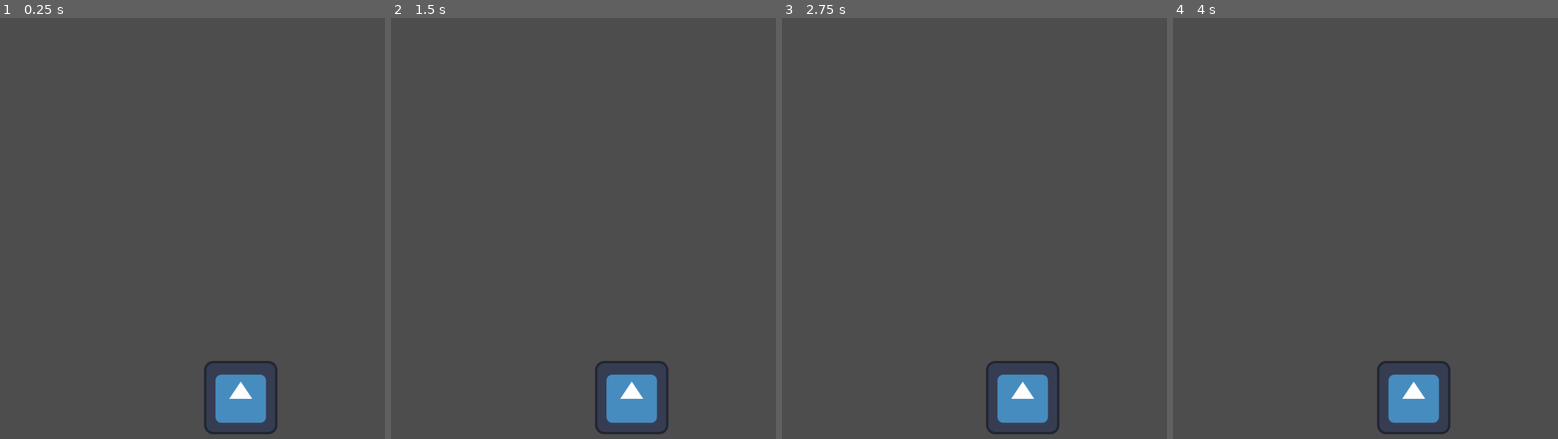
Above: before the commit, frames 1-4 (left to right).
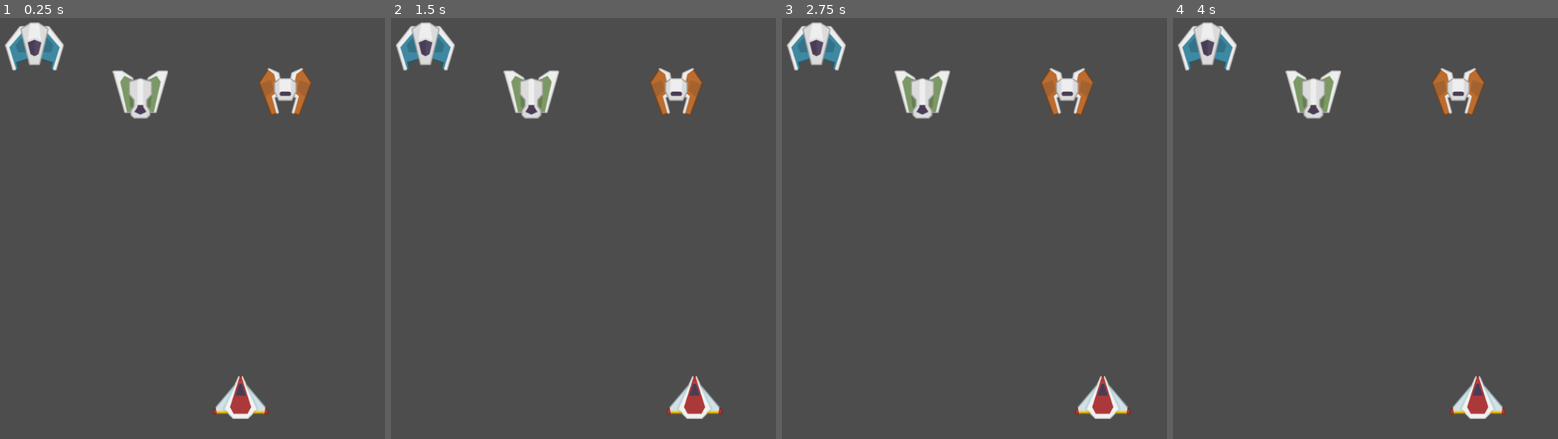
Above: after the commit, the same moments.

Repository: TheGabmeister/games-godot
Game: Godot game, scene res://scenes/game.tscn
Same seed, same stepped clock (60 frames per second), same inputs: the game is played once before the commit and once after it. The engine's default icon, where the game draws it, is replaced by a stand-in: a white triangle on a blue panel in a dark square.
Inputs:
- Up to frame 1 (0.25 s): no input
- Up to frame 2 (1.5 s): tap Enter at 0.5 s; hold D (move_right) 0.53-1.28 s; tap Space (jump) at 0.6, 0.77, 1.07, 1.35 s; hold A (move_left) from 1.28 s (still down)
- Up to frame 3 (2.75 s): tap Space (jump) at 1.52, 1.82, 2.1 s; release A (move_left) at 2.03 s; hold D (move_right) from 2.03 s (still down)
- Up to frame 4 (4 s): tap Space (jump) at 2.85, 3.02, 3.32, 3.5, 3.6, 3.77 s; release D (move_right) at 3.53 s; hold A (move_left) from 3.53 s (still down)

The runs differ from the first frame. In frame 1, 5.2% of the frame differs, in the area x 1-81%, y 1-99%; in frame 2, 5.9%; in frame 3, 5.9%, in the area x 1-91%, y 1-99%; in frame 4, 5.9%.

Commit message:
Add sprites

Diff:
--- a/space_invaders/scenes/enemies/enemy_01.tscn
+++ /dev/null
@@ -1,5 +0,0 @@
-[gd_scene load_steps=2 format=3 uid="uid://bdio47uwtprje"]
-
-[ext_resource type="PackedScene" uid="uid://csmflt8sf5pad" path="res://scenes/enemies/enemy.tscn" id="1_bmpsr"]
-
-[node name="Enemy" instance=ExtResource("1_bmpsr")]
--- a/space_invaders/scenes/enemies/enemy_02.tscn
+++ /dev/null
@@ -1,5 +0,0 @@
-[gd_scene load_steps=2 format=3 uid="uid://ciyvulth5wl5o"]
-
-[ext_resource type="PackedScene" uid="uid://csmflt8sf5pad" path="res://scenes/enemies/enemy.tscn" id="1_8kg72"]
-
-[node name="Enemy" instance=ExtResource("1_8kg72")]
--- a/space_invaders/scenes/enemies/enemy_03.tscn
+++ /dev/null
@@ -1,5 +0,0 @@
-[gd_scene load_steps=2 format=3 uid="uid://btnlfjpmd2jar"]
-
-[ext_resource type="PackedScene" uid="uid://csmflt8sf5pad" path="res://scenes/enemies/enemy.tscn" id="1_nixqx"]
-
-[node name="Enemy" instance=ExtResource("1_nixqx")]
--- /dev/null
+++ b/space_invaders/scenes/enemies/enemy_blue.tscn
@@ -0,0 +1,9 @@
+[gd_scene load_steps=3 format=3 uid="uid://btnlfjpmd2jar"]
+
+[ext_resource type="PackedScene" uid="uid://csmflt8sf5pad" path="res://scenes/enemies/enemy.tscn" id="1_21smt"]
+[ext_resource type="Texture2D" uid="uid://bx0suyoqyn6mt" path="res://sprites/enemy_blue.png" id="2_pp65x"]
+
+[node name="Enemy" instance=ExtResource("1_21smt")]
+
+[node name="Sprite2D" parent="." index="0"]
+texture = ExtResource("2_pp65x")
--- /dev/null
+++ b/space_invaders/scenes/enemies/enemy_green.tscn
@@ -0,0 +1,9 @@
+[gd_scene load_steps=3 format=3 uid="uid://bdio47uwtprje"]
+
+[ext_resource type="PackedScene" uid="uid://csmflt8sf5pad" path="res://scenes/enemies/enemy.tscn" id="1_a3kmq"]
+[ext_resource type="Texture2D" uid="uid://goa0h4t7hqim" path="res://sprites/enemy_green.png" id="2_kegsb"]
+
+[node name="Enemy" instance=ExtResource("1_a3kmq")]
+
+[node name="Sprite2D" parent="." index="0"]
+texture = ExtResource("2_kegsb")
--- /dev/null
+++ b/space_invaders/scenes/enemies/enemy_orange.tscn
@@ -0,0 +1,9 @@
+[gd_scene load_steps=3 format=3 uid="uid://ciyvulth5wl5o"]
+
+[ext_resource type="PackedScene" uid="uid://csmflt8sf5pad" path="res://scenes/enemies/enemy.tscn" id="1_13pnw"]
+[ext_resource type="Texture2D" uid="uid://f01pblodfwwi" path="res://sprites/enemy_orange.png" id="2_xmjlt"]
+
+[node name="Enemy" instance=ExtResource("1_13pnw")]
+
+[node name="Sprite2D" parent="." index="0"]
+texture = ExtResource("2_xmjlt")
--- a/space_invaders/scenes/game.tscn
+++ b/space_invaders/scenes/game.tscn
@@ -1,8 +1,9 @@
-[gd_scene load_steps=3 format=3 uid="uid://we3jr2li5bcj"]
+[gd_scene load_steps=5 format=3 uid="uid://we3jr2li5bcj"]
 
 [ext_resource type="PackedScene" uid="uid://ctw41ubm0fbhp" path="res://scenes/player.tscn" id="1_uwrxv"]
-
-[sub_resource type="WorldBoundaryShape2D" id="WorldBoundaryShape2D_uwrxv"]
+[ext_resource type="PackedScene" uid="uid://btnlfjpmd2jar" path="res://scenes/enemies/enemy_blue.tscn" id="2_lbhrr"]
+[ext_resource type="PackedScene" uid="uid://bdio47uwtprje" path="res://scenes/enemies/enemy_green.tscn" id="3_iywne"]
+[ext_resource type="PackedScene" uid="uid://ciyvulth5wl5o" path="res://scenes/enemies/enemy_orange.tscn" id="4_p57ef"]
 
 [node name="Game" type="Node2D"]
 
@@ -12,10 +13,11 @@
 [node name="Camera2D" type="Camera2D" parent="."]
 position = Vector2(0, -500)
 
-[node name="StaticBody2D" type="StaticBody2D" parent="."]
-position = Vector2(-206, -154)
-rotation = 1.68072
-metadata/_edit_group_ = true
+[node name="Enemy" parent="." instance=ExtResource("2_lbhrr")]
+position = Vector2(-212, -814)
 
-[node name="CollisionShape2D" type="CollisionShape2D" parent="StaticBody2D"]
-shape = SubResource("WorldBoundaryShape2D_uwrxv")
+[node name="Enemy2" parent="." instance=ExtResource("3_iywne")]
+position = Vector2(-27, -730)
+
+[node name="Enemy3" parent="." instance=ExtResource("4_p57ef")]
+position = Vector2(226, -735)
--- a/space_invaders/scenes/player.tscn
+++ b/space_invaders/scenes/player.tscn
@@ -1,7 +1,7 @@
 [gd_scene load_steps=4 format=3 uid="uid://ctw41ubm0fbhp"]
 
-[ext_resource type="Texture2D" uid="uid://y2nfni3nm7sk" path="res://icon.svg" id="1_3vyb7"]
 [ext_resource type="Script" uid="uid://d0r835palq46n" path="res://scripts/player_movement.gd" id="1_g2els"]
+[ext_resource type="Texture2D" uid="uid://puxgc8jl5upc" path="res://sprites/player.png" id="2_g2els"]
 
 [sub_resource type="CircleShape2D" id="CircleShape2D_g2els"]
 
@@ -9,7 +9,7 @@
 script = ExtResource("1_g2els")
 
 [node name="Sprite2D" type="Sprite2D" parent="."]
-texture = ExtResource("1_3vyb7")
+texture = ExtResource("2_g2els")
 
 [node name="Area2D" type="Area2D" parent="."]
 
--- /dev/null
+++ b/space_invaders/scenes/player_bullet.tscn
@@ -0,0 +1,9 @@
+[gd_scene format=3 uid="uid://clb64bcrmswos"]
+
+[node name="PlayerBullet" type="Node2D"]
+
+[node name="Sprite2D" type="Sprite2D" parent="."]
+
+[node name="Area2D" type="Area2D" parent="."]
+
+[node name="CollisionShape2D" type="CollisionShape2D" parent="Area2D"]
--- a/space_invaders/scripts/player_movement.gd
+++ b/space_invaders/scripts/player_movement.gd
@@ -3,13 +3,26 @@
 # Speed of the player in pixels per second
 var speed := 200
 var boundary := 350
+var cooldown := 1
+var cooldown_remaining := 0.0
 
 func _process(delta):
 	var direction := Vector2.ZERO
-	if Input.is_action_pressed("ui_right"):
+
+	if Input.is_action_pressed("move_right"):
 		direction.x += 1
-	if Input.is_action_pressed("ui_left"):
+	if Input.is_action_pressed("move_left"):
 		direction.x -= 1
+
+	# Jump cooldown logic
+
+
+	if cooldown_remaining > 0.0:
+		cooldown_remaining -= delta
+
+	if Input.is_action_just_pressed("jump") and cooldown_remaining <= 0.0:
+		print("Hello World")
+		cooldown_remaining = cooldown
 
 	if position.x > boundary:
 		position.x = boundary
Binary file added: space_invaders/sprites/enemy_blue.png
Not shown, added: space_invaders/sprites/enemy_blue.png.import
Binary file added: space_invaders/sprites/enemy_green.png
Not shown, added: space_invaders/sprites/enemy_green.png.import
Binary file added: space_invaders/sprites/enemy_orange.png
Not shown, added: space_invaders/sprites/enemy_orange.png.import
Binary file added: space_invaders/sprites/player.png
Not shown, added: space_invaders/sprites/player.png.import
